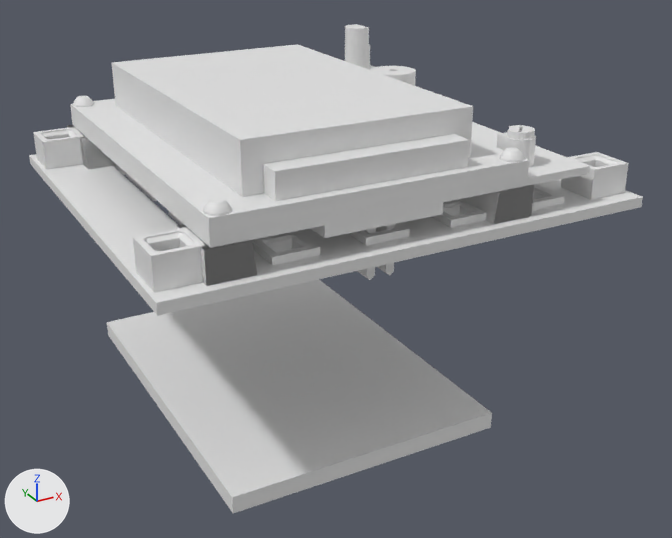
Renders of the Blender file lcd12864_mount.blend from each side of a commit.
The view is the same before and after, from a 50 mm lens placed at (-53.1, -235.3, 61.7), pointed at (47.2, -53.0, -29.4). Arrows for +X, +Y and +Z are at lower left; the lights stay in place.

Names of what the first picture shows: 'Cube', 'LCD_pcb', 'base', 'screw_m3x10', 'spacer'.
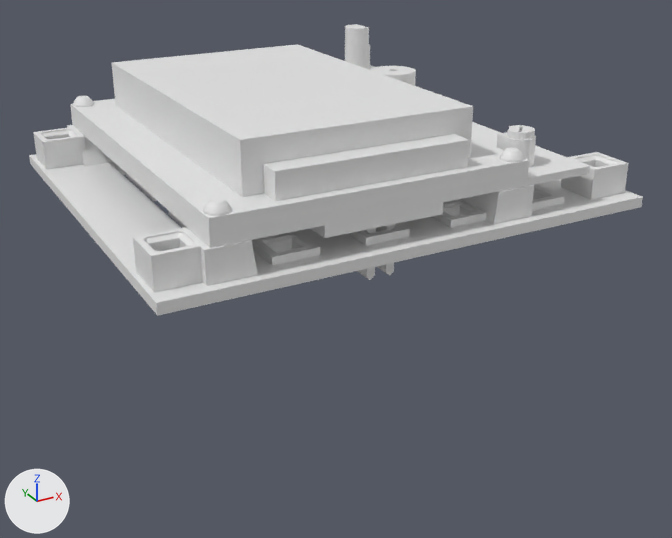
What changed in the scene script:
```text
Change me_cube_006:
    where me_cube_006.from_pydata(...)  # 8 vertices, 6 faces; spans x -4.0..6.0, y -3.0..15.1, z -3.0..5.0
    used by ob_spacer; parent = ob_base; location = (2.7, -90.9, -4.962)
    before: 2 (-4.0, 15.1, -3.0), 3 (-4.0, 10.6, 5.0) at pixel (176, 225), 6 (6.0, 15.1, -3.0), 7 (5.0, 10.6, 5.0)
    me_cube_006 part 1
    add for i in [2, 3, 6, 7]: me_cube_006.vertices[i].co += Vector((0.0, -3.0, 0.0))
Change ob_cube:
    add ob_cube.hide_set(True)
Change ob_spacer:
    add ob_spacer.hide_set(True)
```

Pixel boxes [x1, y1, x2, y2] of what changed, in the pictures (672 x 538 px; the box of a moved part takes in the faces that stretch with it):
'Cube', hidden
    before: [107, 280, 492, 513]
'base', reshaped
    both: [29, 125, 643, 316]
'spacer', hidden
    before: [68, 125, 534, 285]
part 1 of me_cube_006, moved or reshaped
    both: [67, 125, 533, 285]
